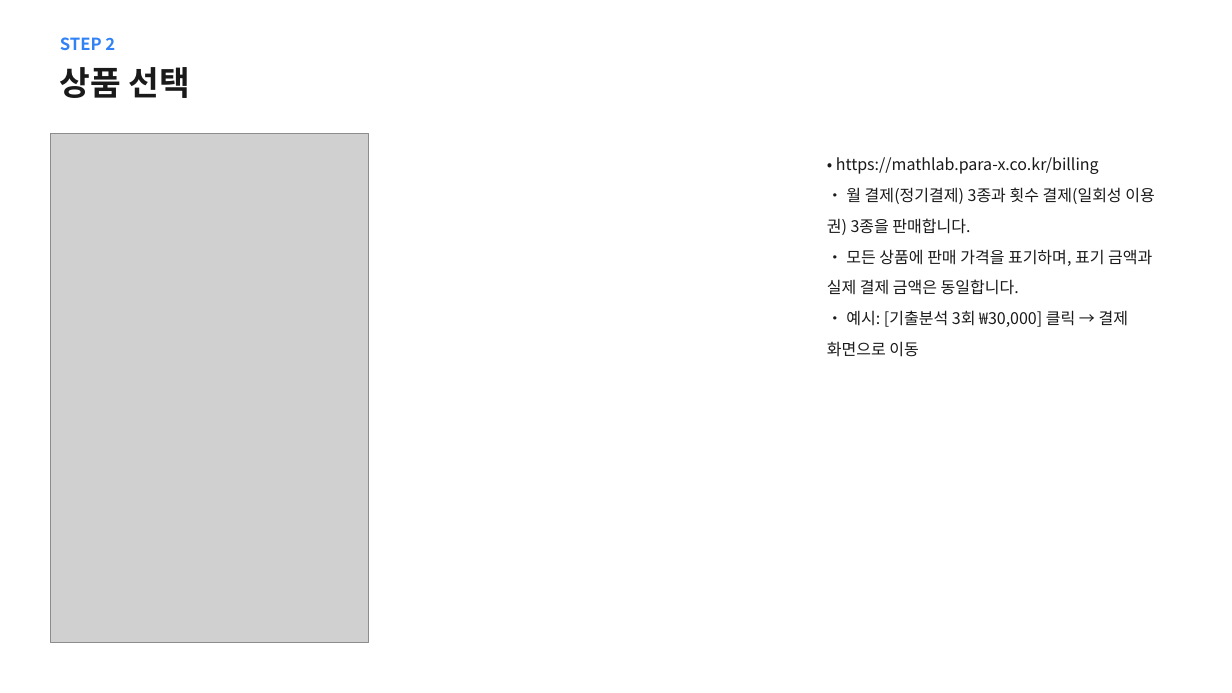
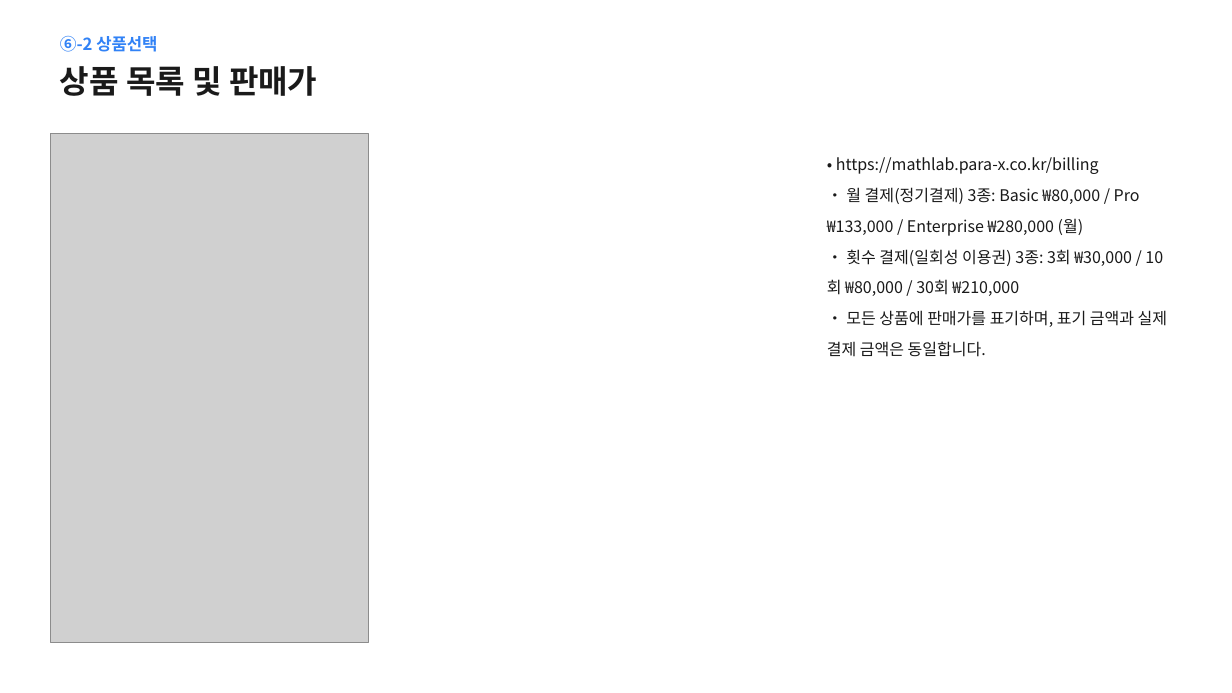
Before and after one commit to BIGSHOL/mathlab, a slide deck: slide 7 of docs/토스페이먼츠_결제경로_파라엑스.pptx (slide 4 before the commit). Drawn at 1232x693 pixels with LibreOffice and Linux fonts; fonts in the diff are those of the drawing; grey boxes stand for pictures. Boxes give left, top, right and bottom in pixels: in the first picture for what was removed or moved away, otherwise in the second. Text is boxed around its words. In the diff, an @@ line names an element or a change of style, - is before the commit and + after.

```diff
--- a/docs/토스페이먼츠_결제경로_파라엑스.pptx
+++ b/docs/토스페이먼츠_결제경로_파라엑스.pptx
@@ text at <box>60,36,157,52</box>: text changed @@
-STEP 2
+⑥-2 상품선택
@@ text at <box>60,66,317,96</box>: text changed; size 26 to 25 pt @@
-상품 선택
+상품 목록 및 판매가
@@ text at <box>827,187,1167,357</box>: text changed @@
-• 월 결제(정기결제) 3종과 횟수 결제(일회성 이용권) 3종을 판매합니다.
-• 모든 상품에 판매 가격을 표기하며, 표기 금액과 실제 결제 금액은 동일합니다.
-• 예시: [기출분석 3회 ₩30,000] 클릭 → 결제 화면으로 이동
+• 월 결제(정기결제) 3종: Basic ₩80,000 / Pro ₩133,000 / Enterprise ₩280,000 (월)
+• 횟수 결제(일회성 이용권) 3종: 3회 ₩30,000 / 10회 ₩80,000 / 30회 ₩210,000
+• 모든 상품에 판매가를 표기하며, 표기 금액과 실제 결제 금액은 동일합니다.
```
Also in this commit, not shown: 7 other slides changed, 6 slides added, 1 other file.
